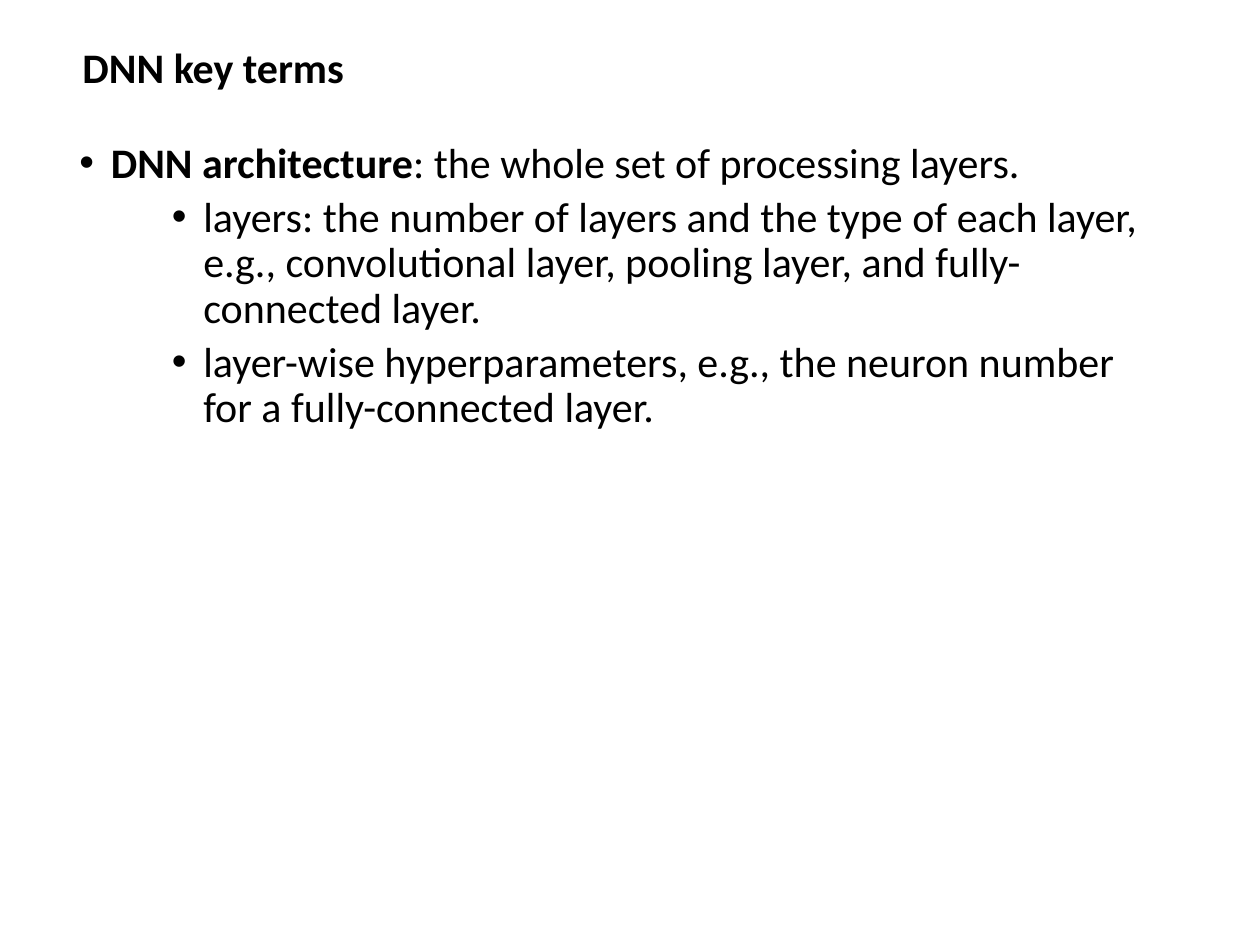
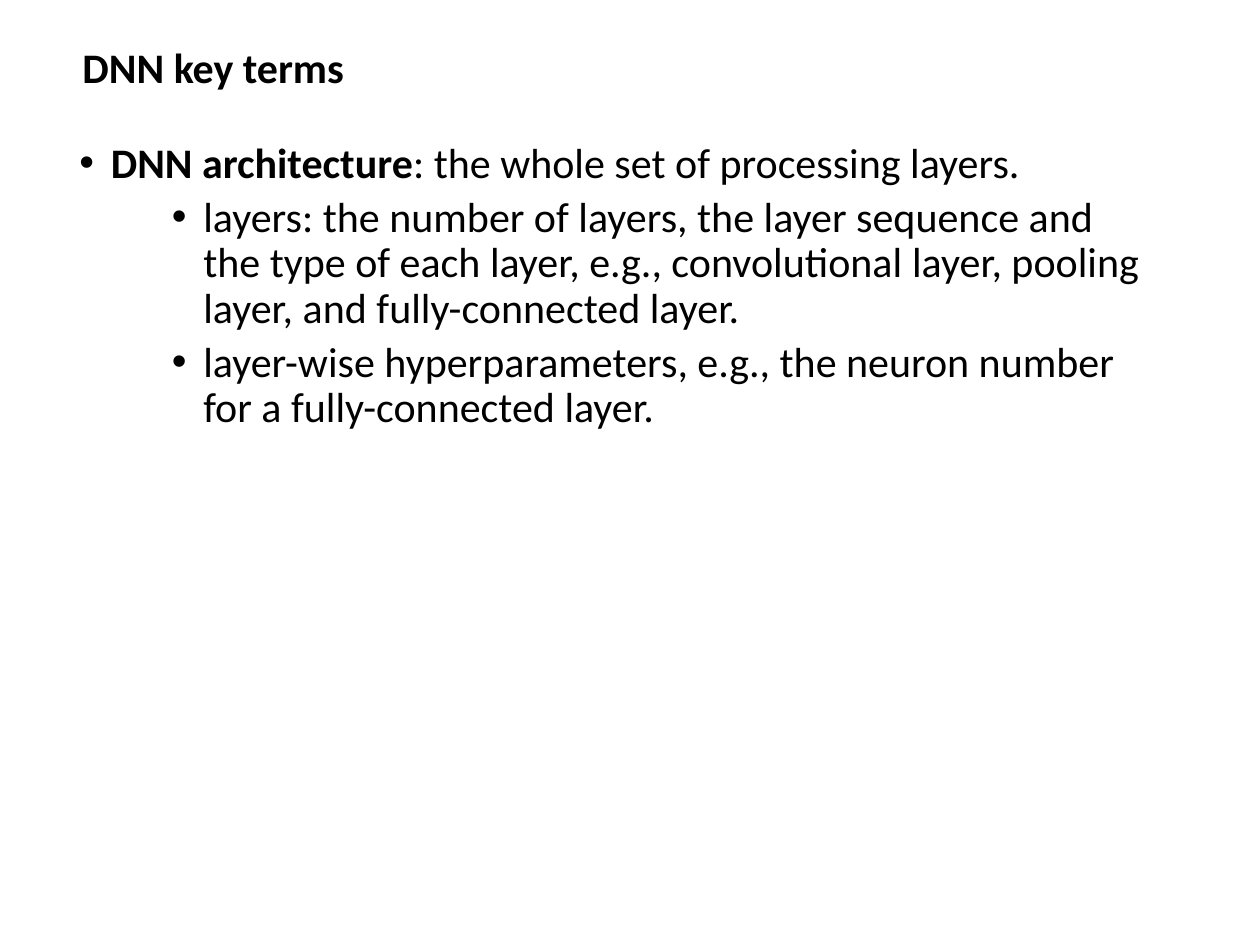
Before and after one commit to zhangzhics/CITS5503_Sem2, a slide deck: slide 44 of Lectures2024/CITS5503APIGateway_week12.pptx. Drawn at 1260x945 pixels with LibreOffice and Linux fonts; fonts in the diff are those of the drawing. Boxes give left, top, right and bottom in pixels: in the first picture for what was removed or moved away, otherwise in the second. Text is boxed around its words. In the diff, an @@ line names an element or a change of style, - is before the commit and + after.

Commit message:
typos corrected in week 12

```diff
--- a/Lectures2024/CITS5503APIGateway_week12.pptx
+++ b/Lectures2024/CITS5503APIGateway_week12.pptx
@@ text at (x1=203, y1=202, x2=1138, y2=330): text changed @@
-    • layers: the number of layers and the type of each layer, e.g., convolutional layer, pooling layer, and fully-connected layer.
+    • layers: the number of layers, the layer sequence and the type of each layer, e.g., convolutional layer, pooling layer, and fully-connected layer.
```
Also in this commit, not shown: 10 other slides changed.
